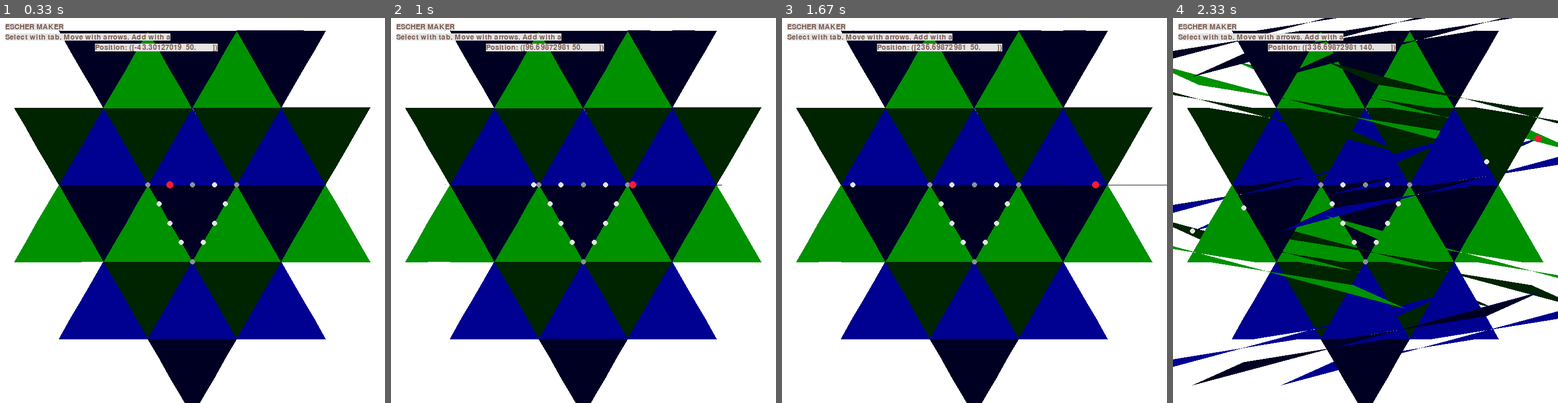
Above: before the commit, frames 1-4 (left to right).
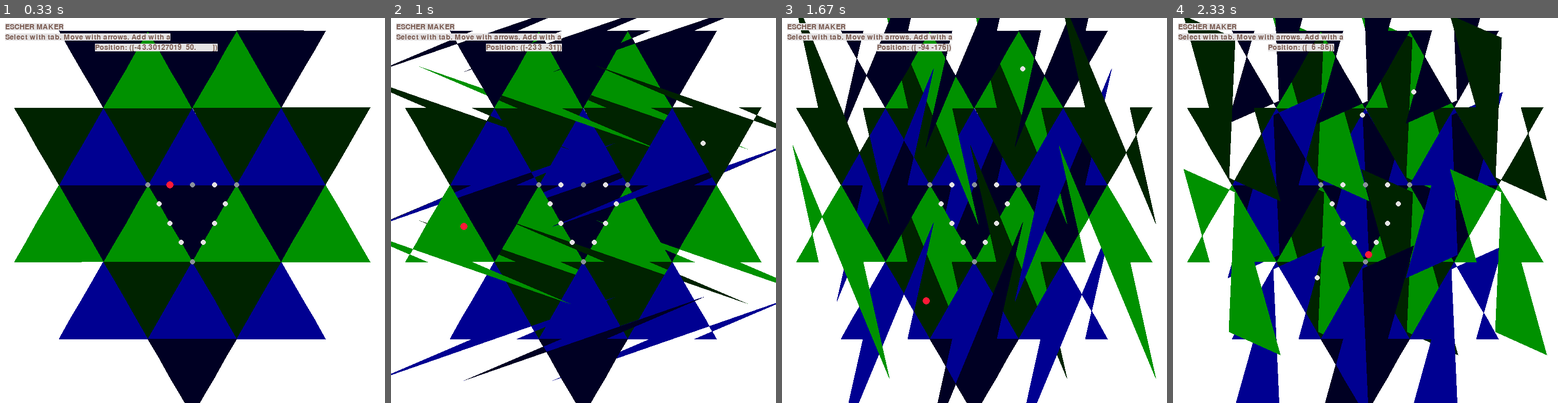
Above: after the commit, the same moments.

Repository: TripleDotDaniel/Escher-maker
Game: pygame game, started from escher-pygame-multishape.py
Two runs of this game, one before a commit and one after it. Both use one fixed random seed, a clock stepped at 60 frames per second and the inputs below.
Inputs (mouse positions are in pixels of both pictures, inside the frame that each line leads up to):
- Up to frame 1 (0.33 s): no input
- Up to frame 2 (1 s): hold A 0.33-0.8 s; hold Right 0.33-0.8 s; press the mouse at (464, 152) at 0.87 s; move the mouse to (464, 225) at 0.97 s
- Up to frame 3 (1.67 s): release the mouse at (855, 299) at 1.1 s; hold Right 1.17-1.63 s; move the mouse to (959, 279) at 1.2 s
- Up to frame 4 (2.33 s): hold Up 1.67-1.97 s; tap A at 1.82 s; hold Right from 2 s (still down)

Frame 1 is identical in both runs. In frame 2, 8.0% of the frame differs, in the area x 0-100%, y 0-95%; in frame 3, 23%; in frame 4, 50%, in the area x 0-100%, y 0-100%.

Commit message:
Added mouse control and test with smooth curves

Diff:
--- a/escher-pygame-kb-multishape.py
+++ b/escher-pygame-multishape.py
@@ -5,9 +5,9 @@
 import pygame
 import time
 import numpy as np
-from pygame.locals import (K_UP, K_DOWN, K_LEFT, K_RIGHT, K_a, K_ESCAPE, K_TAB, KEYDOWN, QUIT)
+from pygame.locals import (K_UP, K_DOWN, K_LEFT, K_RIGHT, K_a, K_ESCAPE, K_TAB, KEYDOWN, MOUSEBUTTONDOWN, QUIT)
 from escher_generate_pattern import find_all_combinations, make_pattern, draw_pattern, move_shape
-
+from scipy.interpolate import interp1d
 
 # Classes (frozen means immutable objects)
 # See attrs docs: https://www.attrs.org
@@ -17,8 +17,11 @@
     pos = attr.ib(default=np.array([0, 0]))
     movable = attr.ib(default=True)
 
-    def move(self, movement):
-        self.pos += movement
+    def move(self, movement, position):
+        if position is not None:
+            self.pos = position
+        if movement is not None:
+            self.pos += movement
 
     def __eq__(self, other):
         return id(self) == id(other)
@@ -54,9 +57,9 @@
         if self.flip_x:
             self.segment_linked.nodes.reverse()
 
-        index_segment_linked = shape.segments.index(self.segment_linked)
-        shape.segments[(index_segment_linked - 1) % len(shape.segments)].nodes[-1] = self.segment_linked.nodes[0]
-        shape.segments[(index_segment_linked + 1) % len(shape.segments)].nodes[0] = self.segment_linked.nodes[-1]
+        #index_segment_linked = shape.segments.index(self.segment_linked)
+        #shape.segments[(index_segment_linked - 1) % len(shape.segments)].nodes[-1] = self.segment_linked.nodes[0]
+        #shape.segments[(index_segment_linked + 1) % len(shape.segments)].nodes[0] = self.segment_linked.nodes[-1]
 
 
 @attr.s()
@@ -82,13 +85,16 @@
                 for segment in self.segments
                 for node in segment.nodes[:-1]]
 
+    def get_movable_nodes(self):
+        return [node for node in self.get_nodes() if node.movable]
+
     def print_coordinates(self):
         print([id(node) for node in self.get_nodes()])
         pprint.pp(self.get_coordinates())
 
-    def move_node(self, node, movement):
+    def move_node(self, node, movement=None, position=None):
         if node.movable:
-            node.move(movement)
+            node.move(movement, position)
 
             # update linked segment(s)
             for link in self.links:
@@ -199,9 +205,25 @@
             points = rotation_matrix(action[1]).dot(points.T).T
         elif action[0] == 'scale':
             points *= action[1]
+        elif action[0] == 'smooth':
+            points = smooth_curve(points, nr_of_subdivisions=action[1])
         else:
             raise NotImplementedError(f"Action {action[0]} is not defined")
     return points
+
+
+def smooth_curve(points, nr_of_subdivisions=5):
+    # based on https://stackoverflow.com/a/27650158
+    nr_of_points = len(points)
+    x = np.concatenate([points[-3:-1, 0], points[:, 0], points[1:3, 0]])
+    y = np.concatenate([points[-3:-1, 1], points[:, 1], points[1:3, 1]])
+
+    t = np.arange(len(x))
+    ti = np.linspace(2, nr_of_points + 1, nr_of_subdivisions * nr_of_points)
+
+    xi = interp1d(t, x, kind='cubic')(ti)
+    yi = interp1d(t, y, kind='cubic')(ti)
+    return np.array([xi, yi]).T
 
 
 def pygame_draw_pattern(screen, pattern, shape, tile_color=np.array([0, 0, 256.0]),
@@ -223,6 +245,10 @@
         pygame.draw.polygon(screen, color, shape_points_moved)
 
 
+def screen_to_coord(pos_screen, screen):
+    return np.array([pos_screen[0] - screen.get_width() // 2, -pos_screen[1] + screen.get_height() // 2])
+
+
 # Settings
 #combination = [1, 0, 2]
 combination = [0, -3, -2]
@@ -281,6 +307,13 @@
             if event.key == K_a:
                 shape.add_node(selected_node)
 
+        elif event.type == MOUSEBUTTONDOWN and event.button == 1:
+            mouse_pos = screen_to_coord(pygame.mouse.get_pos(), screen)
+            print(shape.get_movable_nodes())
+            for node in shape.get_movable_nodes():
+                if np.linalg.norm(node.pos - mouse_pos) < 10:
+                    selected_node = node
+
         elif event.type == QUIT:
             running = False
 
@@ -288,16 +321,21 @@
     pressed_keys = pygame.key.get_pressed()
 
     if pressed_keys[K_UP]:
-        shape.move_node(selected_node, [0, 5])
+        shape.move_node(selected_node, movement=[0, 5])
 
     if pressed_keys[K_DOWN]:
-        shape.move_node(selected_node, [0, -5])
+        shape.move_node(selected_node, movement=[0, -5])
 
     if pressed_keys[K_LEFT]:
-        shape.move_node(selected_node, [-5, 0])
+        shape.move_node(selected_node, movement=[-5, 0])
 
     if pressed_keys[K_RIGHT]:
-        shape.move_node(selected_node, [5, 0])
+        shape.move_node(selected_node, movement=[5, 0])
+
+    if pygame.mouse.get_pressed()[0]:
+        mouse_pos = screen_to_coord(pygame.mouse.get_pos(), screen)
+        shape.move_node(selected_node, position=mouse_pos)
+
 
     screen.fill(white)
 
--- /dev/null
+++ b/pygame-test-smoothcurves.py
@@ -0,0 +1,27 @@
+import numpy as np
+import matplotlib.pyplot as plt
+from scipy.interpolate import interp1d
+
+x = np.array([-0.25, -0.625, -0.125, -1.25, -1.125, -1.25,
+     0.875, 1.0, 1.0, 0.5, 1.0, 0.625, -0.25])
+y = np.array([1.25, 1.375, 1.5, 1.625, 1.75, 1.875, 1.875,
+     1.75, 1.625, 1.5, 1.375, 1.25, 1.25])
+
+# Pad the x and y series so it "wraps around".
+# Note that if x and y are numpy arrays, you'll need to
+# use np.r_ or np.concatenate instead of addition!
+orig_len = len(x)
+x = np.concatenate([x[-3:-1], x, x[1:3]])
+y = np.concatenate([y[-3:-1], y, y[1:3]])
+
+t = np.arange(len(x))
+ti = np.linspace(2, orig_len + 1, 10 * orig_len)
+
+xi = interp1d(t, x, kind='cubic')(ti)
+yi = interp1d(t, y, kind='cubic')(ti)
+
+fig, ax = plt.subplots()
+ax.plot(xi, yi)
+ax.plot(x, y)
+ax.margins(0.05)
+plt.show()
